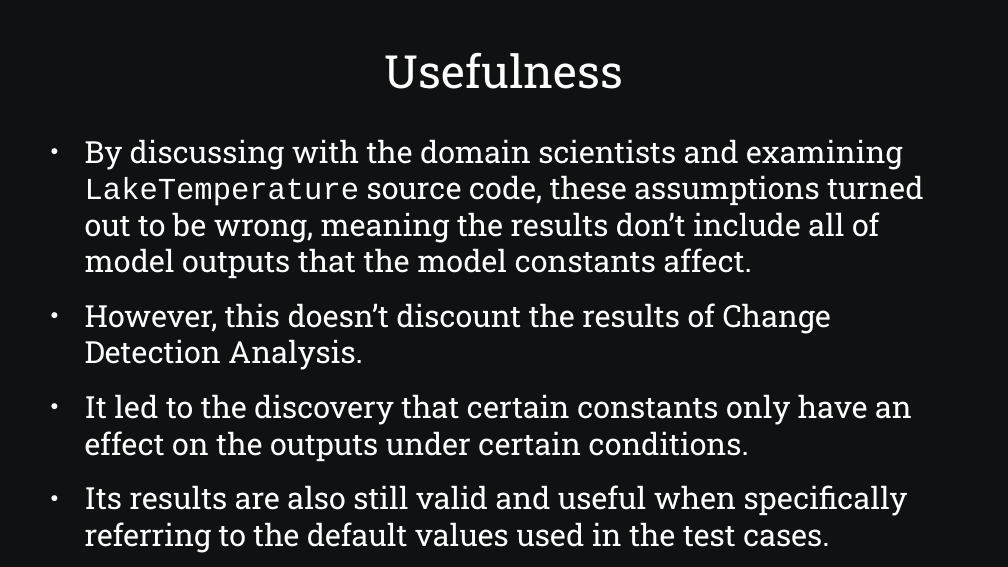
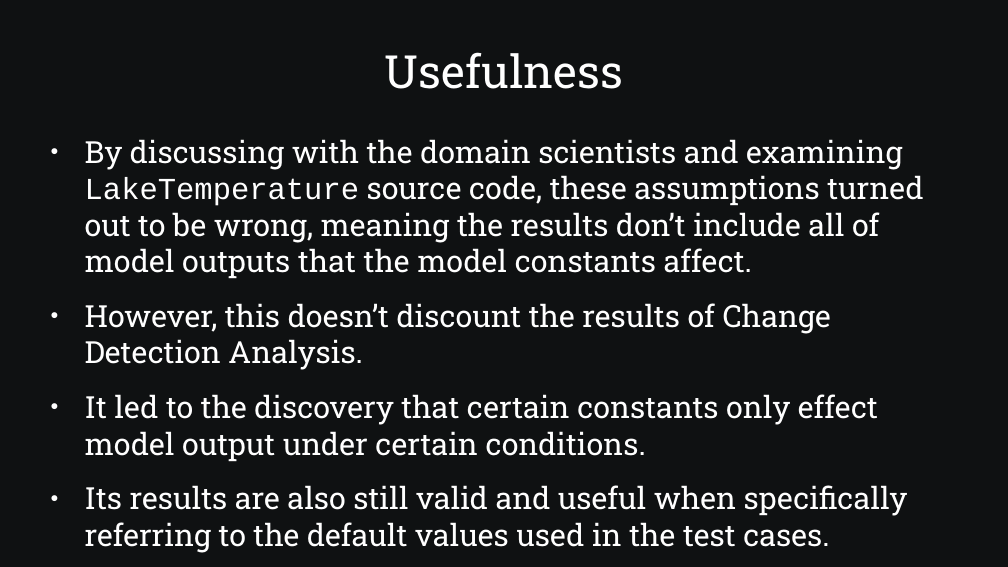
Before and after one commit to SamAllen06/lake_temp_work, a slide deck: slide 4 of documentation/for_collaborators/AnalysisOverview.pptx (slide 6 before the commit). Drawn at 1008x567 pixels with LibreOffice and Linux fonts; fonts in the diff are those of the drawing. Boxes give left, top, right and bottom in pixels: in the first picture for what was removed or moved away, otherwise in the second. Text is boxed around its words. In the diff, an @@ line names an element or a change of style, - is before the commit and + after.

```diff
--- a/documentation/for_collaborators/AnalysisOverview.pptx
+++ b/documentation/for_collaborators/AnalysisOverview.pptx
@@ text at (x1=85, y1=394, x2=878, y2=462): text changed @@
-● It led to the discovery that certain constants only have an effect on the outputs under certain conditions.
+● It led to the discovery that certain constants only effect model output under certain conditions.
```
Also in this commit, not shown: 6 other slides changed, 21 slides added, 1 slide removed, 1 other file.
